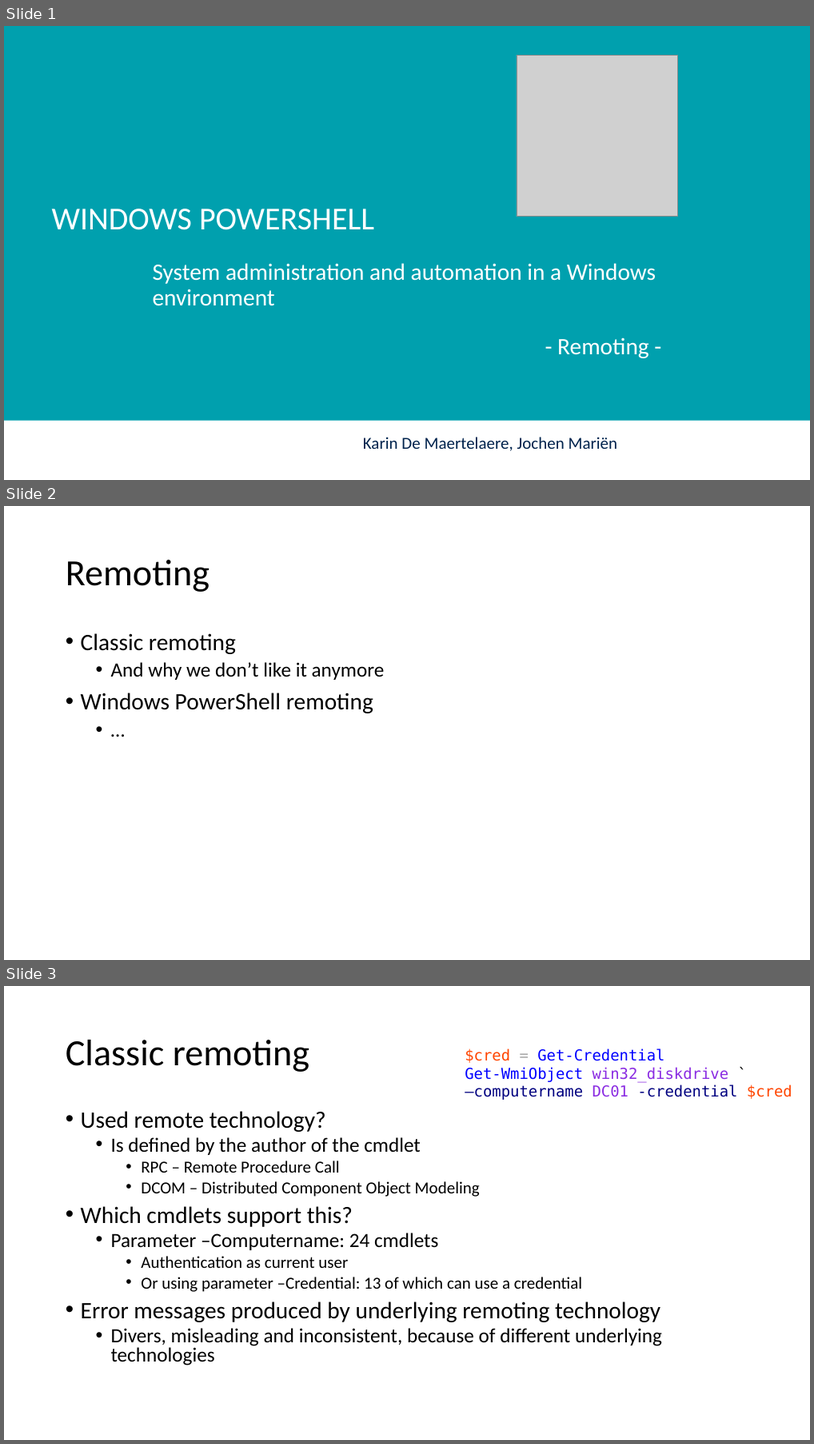
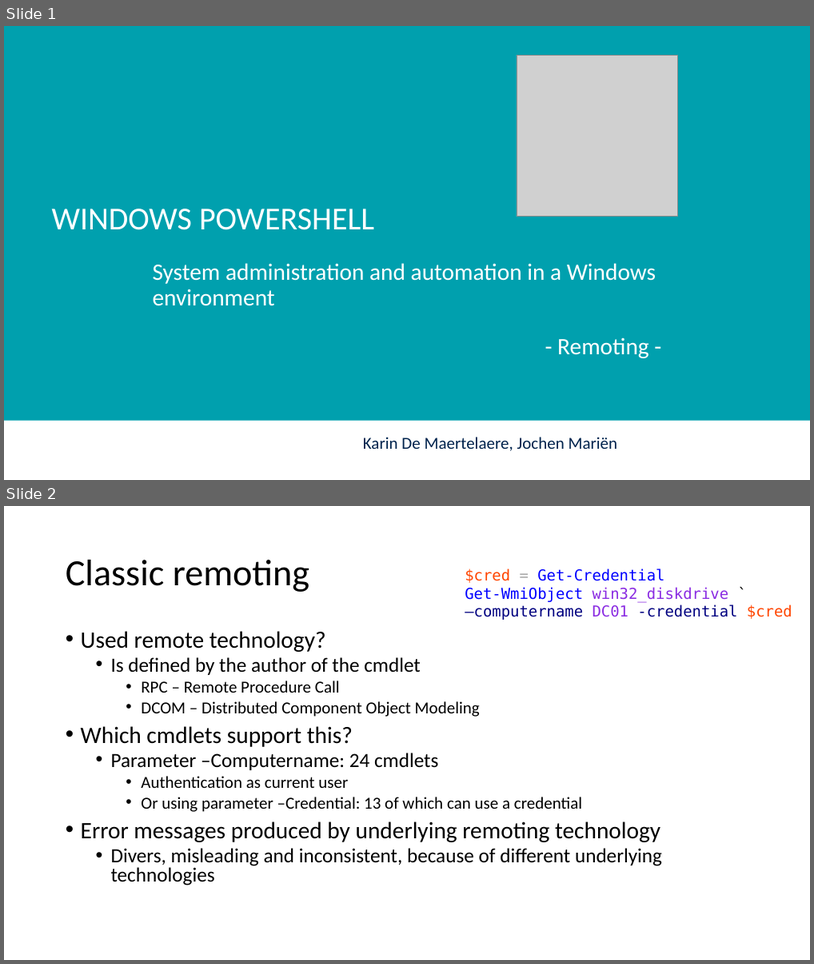
Before and after one commit to mjochen/PS-Technologies, a slide deck: Remoting/Remote control.pptx. Shown one above the other, each under a label of ours: slides 1, 2 and 3 before the commit, slides 1 and 2 after it. The pictures are 814x1444 and 814x964 pixels, drawn with LibreOffice and Linux fonts; fonts in the diff are those of the drawing; grey boxes stand for pictures; background and template pictures are left out. Boxes give left, top, right and bottom in pixels: in the first picture for what was removed or moved away, otherwise in the second. Text is boxed around its words. In the diff, an @@ line names an element or a change of style, - is before the commit and + after.

```diff
--- a/Remoting/Remote control.pptx
+++ b/Remoting/Remote control.pptx
@@ slide 2 removed at [4,506,810,960], background #FFFFFF @@
@@ title removed at [66,560,210,592] @@
-Remoting
@@ text removed at [81,633,385,713] @@
-• Classic remoting
-  • And why we don’t like it anymore
-• Windows PowerShell remoting
-  • …
@@ what was slide 3 is now slide 2 @@
```
Also in this commit, not shown: 1 slide changed, 3 other files.
